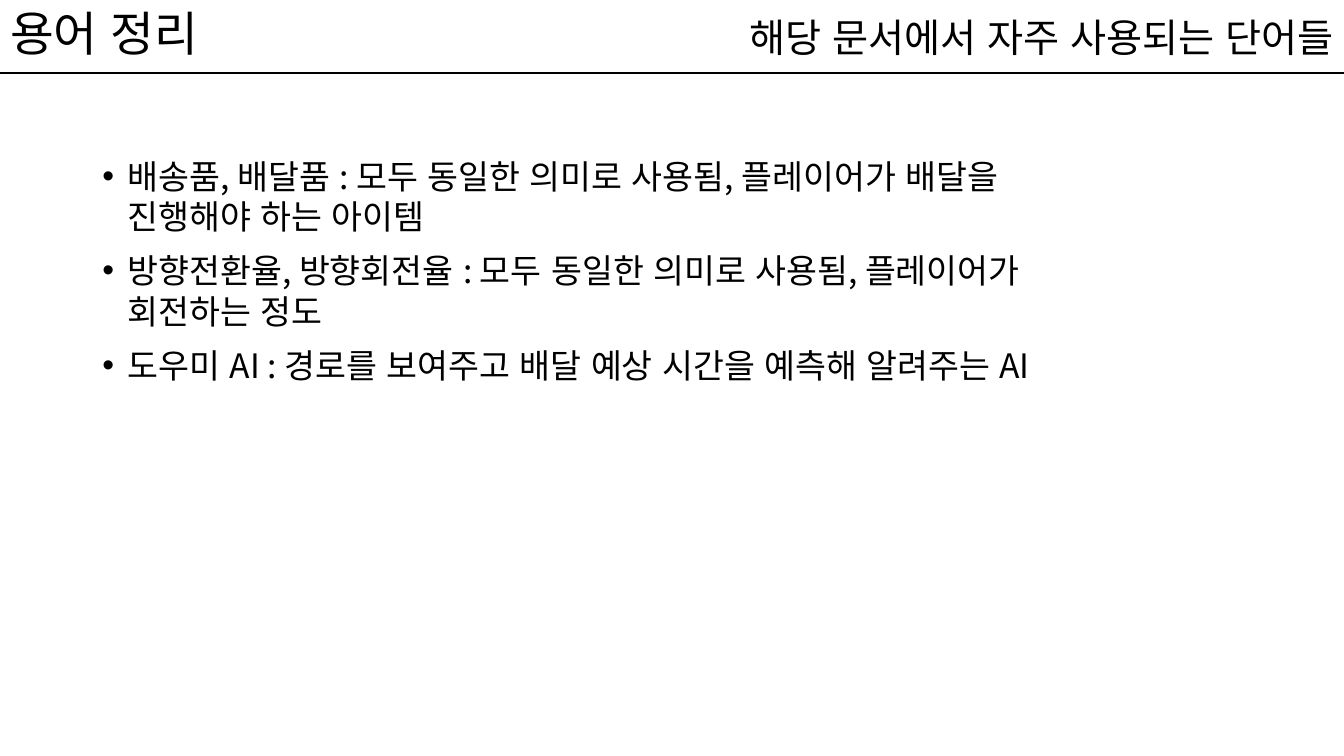
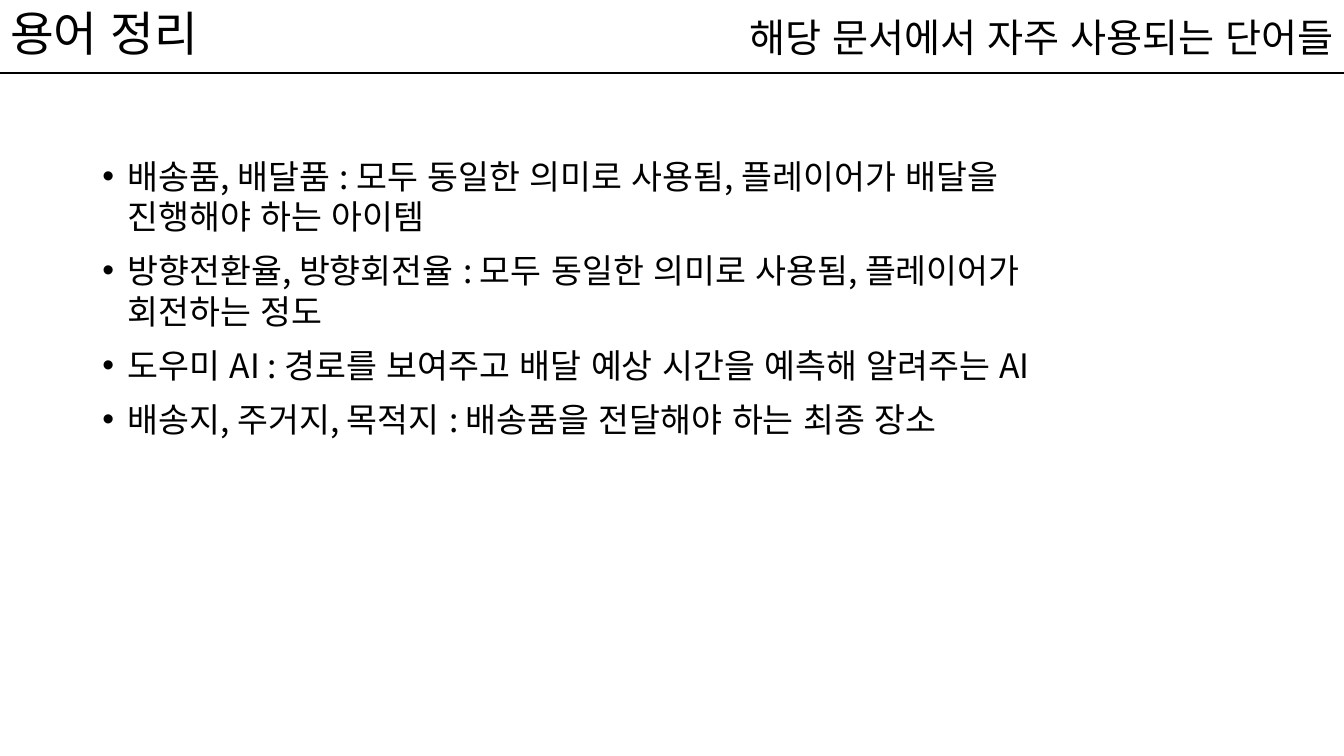
Before and after one commit to kwakyerin/2026_Graduation_Project, a slide deck: slide 2 of documents/HyunahKwon/design/designing/for_teammates/배트와 달트_기획서.pptx. Drawn at 1344x756 pixels with LibreOffice and Linux fonts; fonts in the diff are those of the drawing. Boxes give left, top, right and bottom in pixels: in the first picture for what was removed or moved away, otherwise in the second. Text is boxed around its words. In the diff, an @@ line names an element or a change of style, - is before the commit and + after.

Commit message:
용어 정리, 플로우 가독성 향상, 재작성, 경로 표시

```diff
--- a/documents/HyunahKwon/design/designing/for_teammates/배트와 달트_기획서.pptx
+++ b/documents/HyunahKwon/design/designing/for_teammates/배트와 달트_기획서.pptx
@@ text at (128,404,937,438): paragraph added @@
+• 배송지, 주거지, 목적지 : 배송품을 전달해야 하는 최종 장소
```
Also in this commit, not shown: 20 other slides changed, 1 other file.
